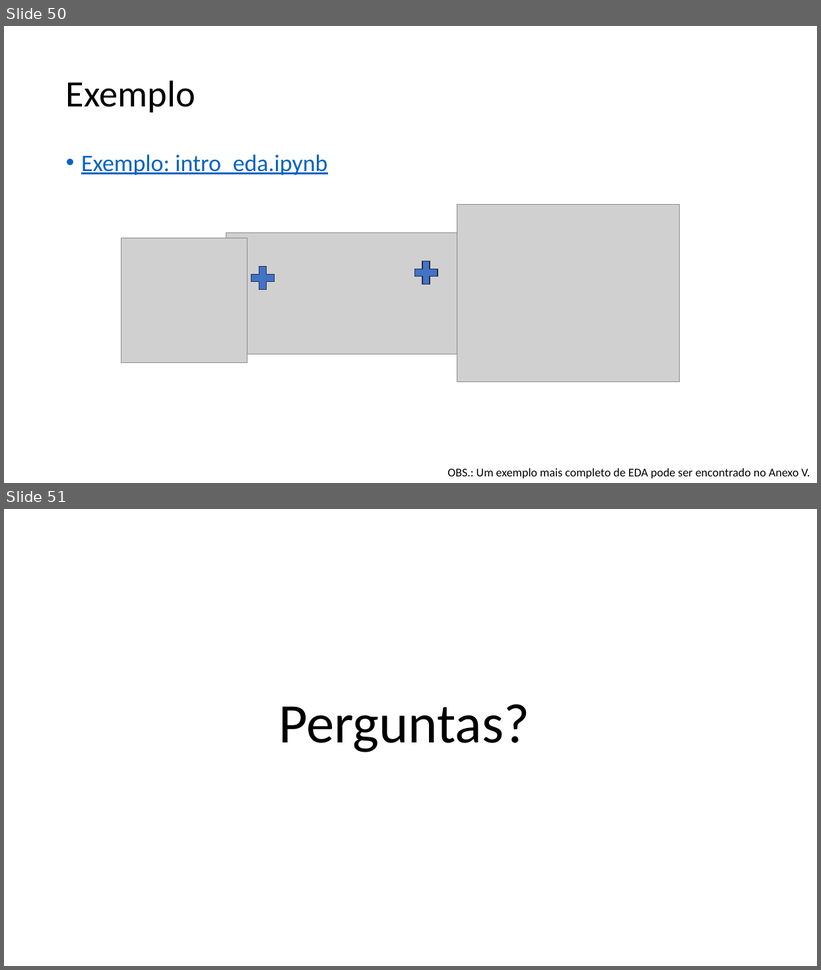
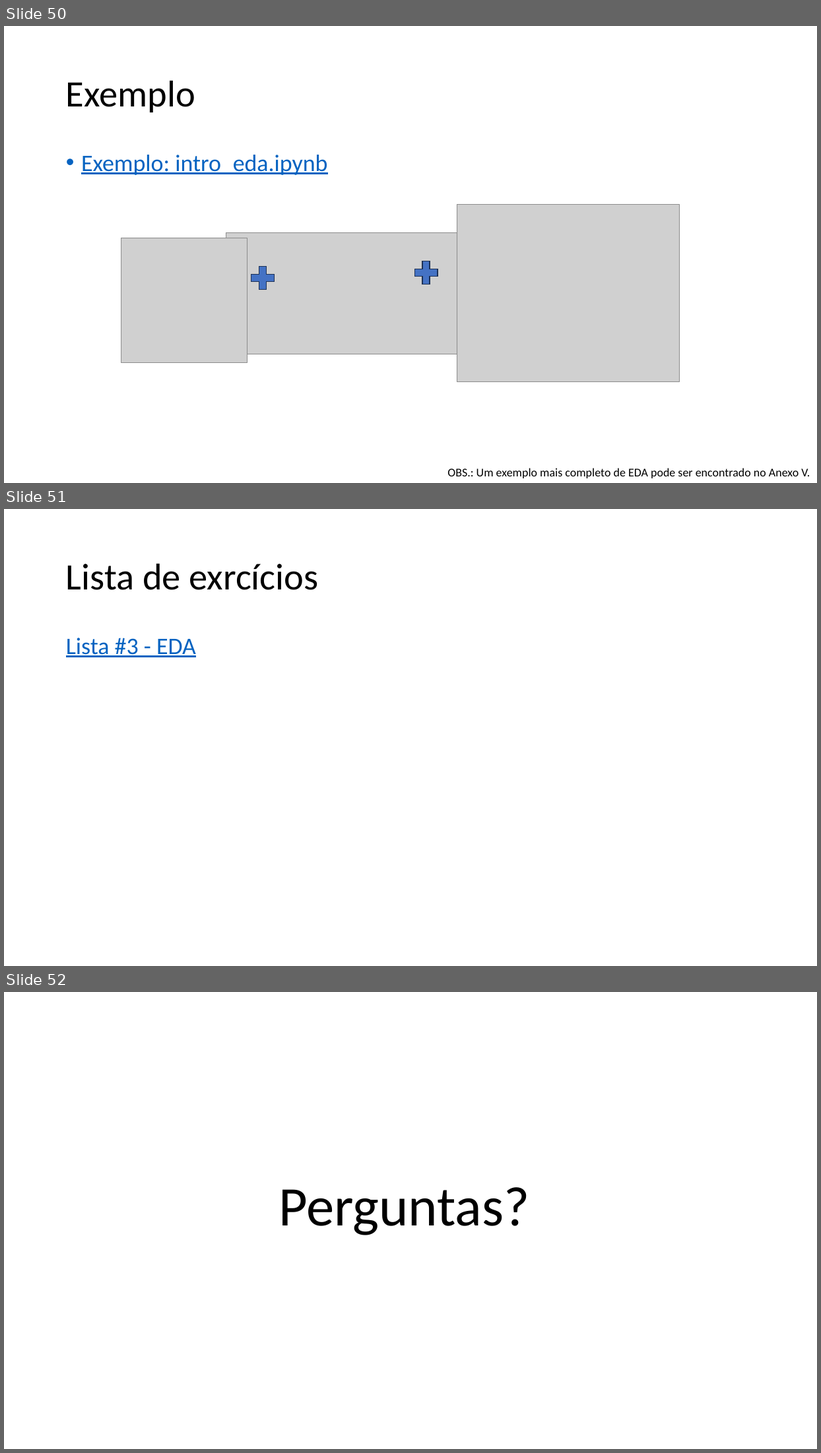
Before and after one commit to zz4fap/c24_inteligencia_artificial, a slide deck: slides/C24_EDA.pptx. Shown one above the other, each under a label of ours: slides 50 and 51 before the commit, slides 50, 51 and 52 after it. The pictures are 821x970 and 821x1453 pixels, drawn with LibreOffice and Linux fonts; fonts in the diff are those of the drawing; grey boxes stand for pictures. Boxes give left, top, right and bottom in pixels: in the first picture for what was removed or moved away, otherwise in the second. Text is boxed around its words. In the diff, an @@ line names an element or a change of style, - is before the commit and + after.

Commit message:
update of slides

```diff
--- a/slides/C24_EDA.pptx
+++ b/slides/C24_EDA.pptx
@@ slide 51 added at (x1=4, y1=509, x2=817, y2=966), background #FFFFFF @@
@@ title added at (x1=66, y1=563, x2=319, y2=590), 44 pt, text #000000 @@
+Lista de exrcícios
@@ text added at (x1=66, y1=638, x2=196, y2=657), 28 pt, text #0563C1, underline @@
+Lista #3 - EDA
@@ what was slide 51 is now slide 52 @@
```
Also in this commit, not shown: 2 other files.
